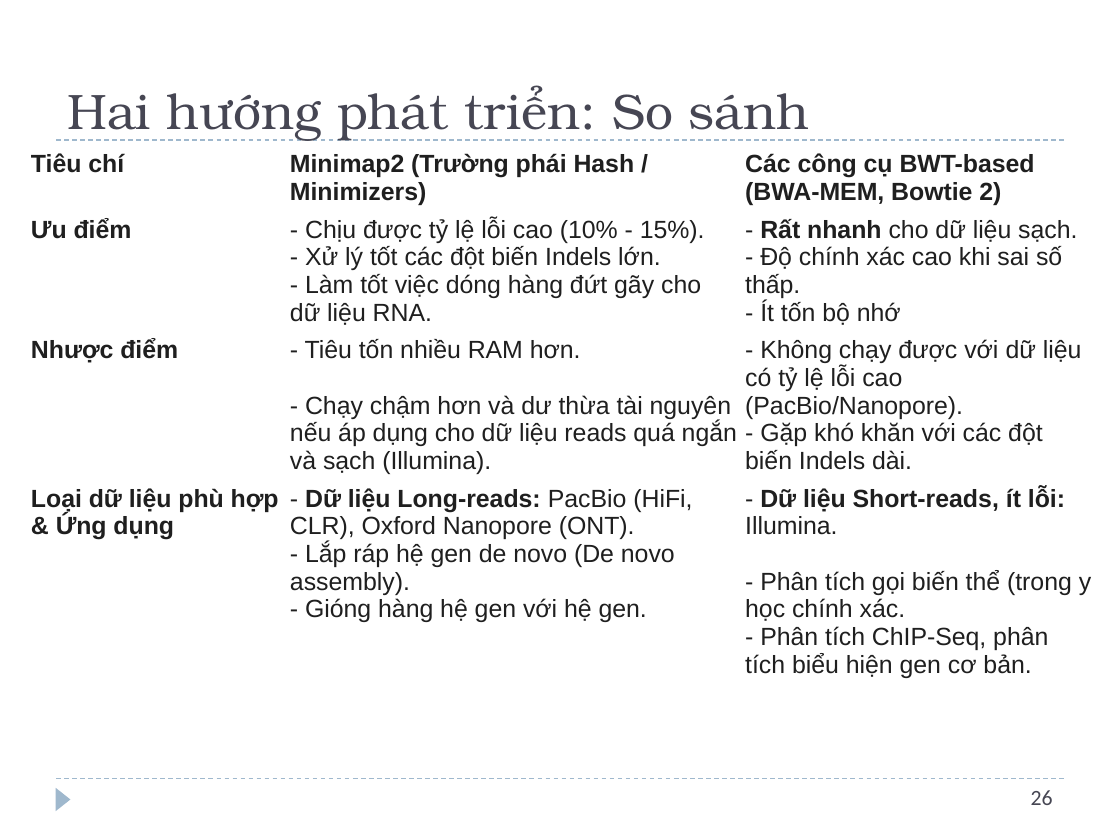
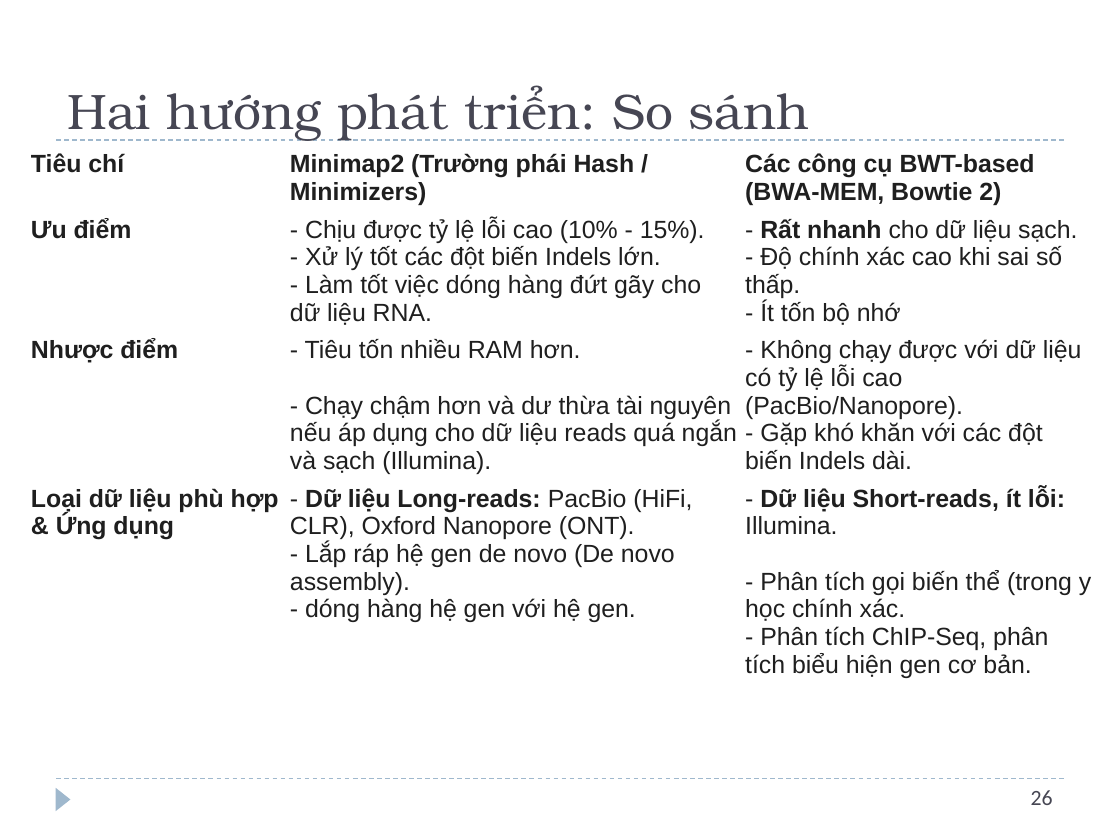
Before and after one commit to nmk-k66-uet/Sequence-Alignment, a slide deck: slide 27 of Sequence Alignment.pptx. Drawn at 1120x840 pixels with LibreOffice and Linux fonts; fonts in the diff are those of the drawing. Boxes give left, top, right and bottom in pixels: in the first picture for what was removed or moved away, otherwise in the second. Text is boxed around its words. In the diff, an @@ line names an element or a change of style, - is before the commit and + after.

```diff
--- a/Sequence Alignment.pptx
+++ b/Sequence Alignment.pptx
@@ table at box(27, 146, 1098, 724) @@
-row 4, column 2: - Dữ liệu Long-reads: PacBio (HiFi, CLR), Oxford Nanopore (ONT). / - Lắp ráp hệ gen de novo (De novo assembly). / - Gióng hàng hệ gen với hệ gen.
+row 4, column 2: - Dữ liệu Long-reads: PacBio (HiFi, CLR), Oxford Nanopore (ONT). / - Lắp ráp hệ gen de novo (De novo assembly). / - dóng hàng hệ gen với hệ gen.
```
Also in this commit, not shown: 7 other slides changed, 1 other file.
